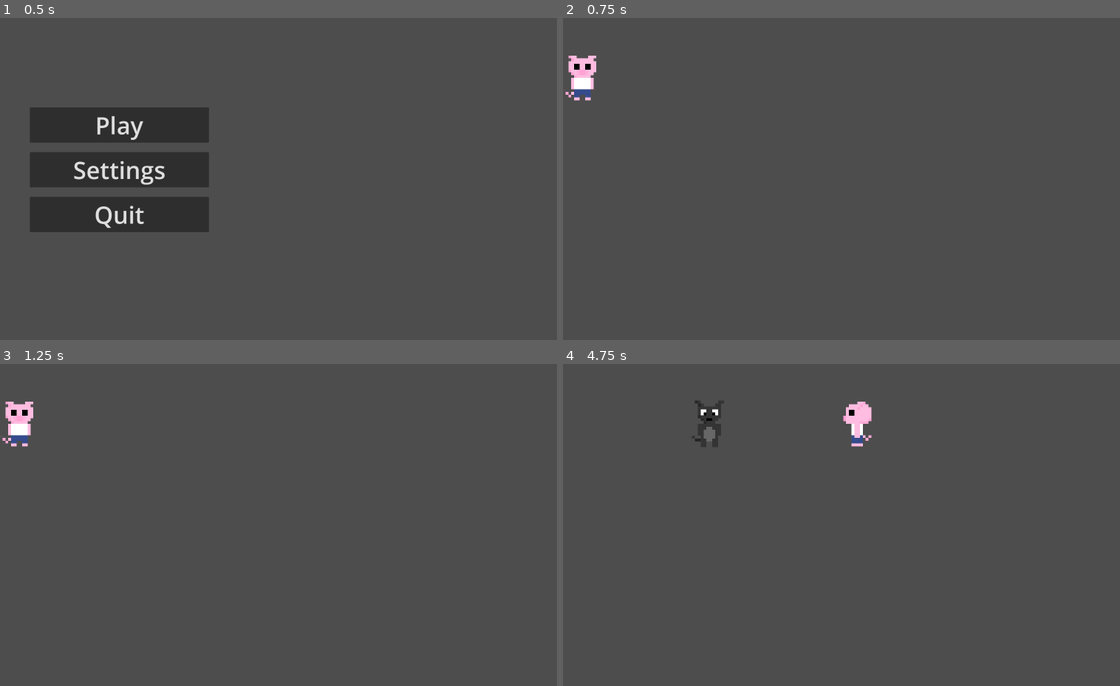
Above: before the commit, frames 1-4 (two rows, left to right).
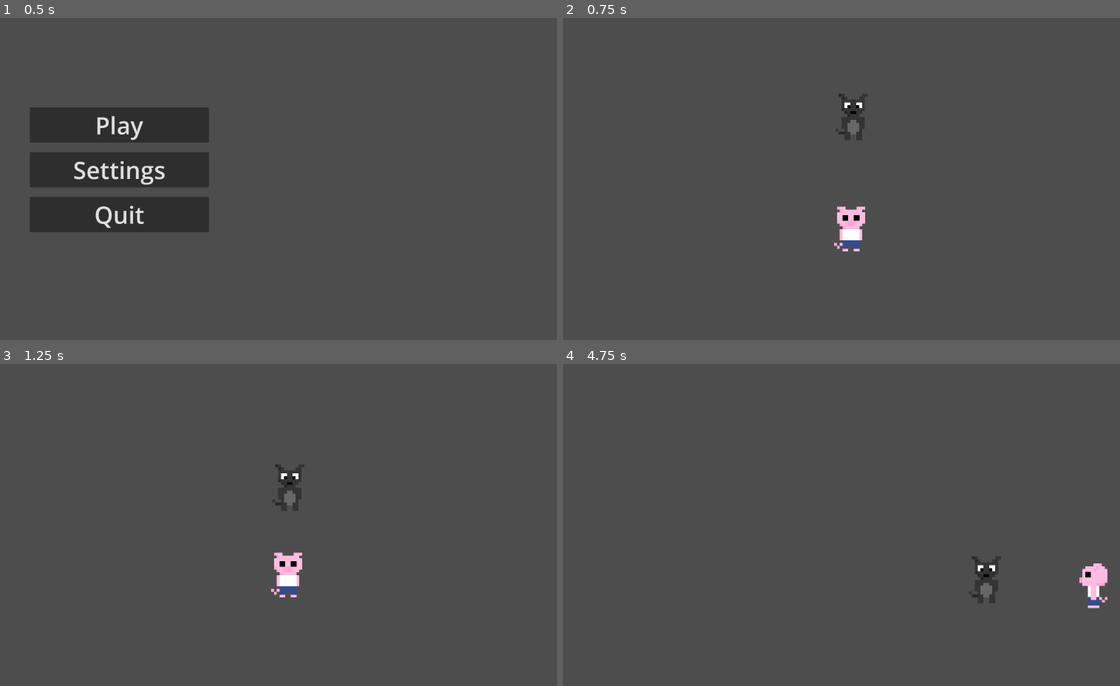
Above: after the commit, the same moments.

Repository: VeryVeryCoolName/atestathorror
Game: Godot game, scene res://Scenes/main_menu.tscn
Two runs of this game, one before a commit and one after it. Both use one fixed random seed, a clock stepped at 60 frames per second and the inputs below.
Inputs:
- Up to frame 1 (0.5 s): no input
- Up to frame 2 (0.75 s): click "Play" at 0.5 s
- Up to frame 3 (1.25 s): no input
- Up to frame 4 (4.75 s): hold D (MoveRight) 1.28-2.03 s; tap Z (Attack) every 0.75 s from 1.35 to 4.35 s; hold S (MoveDown) 2.03-2.78 s; hold D (MoveRight) 2.78-3.53 s; hold W (MoveUp) 3.53-4.28 s; hold A (MoveLeft) from 4.28 s (still down)

Frame 1 is identical in both runs. In frame 2, 1.6% of the frame differs, in the area x 0-55%, y 11-73%; in frame 3, 1.6%; in frame 4, 1.9%, in the area x 23-98%, y 11-76%.

Commit message:
boss basic attack added

Diff:
--- /dev/null
+++ b/Prefabs/wolf_claw_attack.tscn
@@ -0,0 +1,40 @@
+[gd_scene load_steps=7 format=3 uid="uid://ml2iogmfpahv"]
+
+[ext_resource type="Texture2D" uid="uid://b7p64p2w0w14v" path="res://Assets/Sprites/Enemies/Animations/wolf_claw1.png" id="1_6cntr"]
+[ext_resource type="Texture2D" uid="uid://dwggra8y0l527" path="res://Assets/Sprites/Enemies/Animations/wolf_claw2.png" id="2_32xo8"]
+[ext_resource type="Texture2D" uid="uid://jjoj48n8oibq" path="res://Assets/Sprites/Enemies/Animations/wolf_claw3.png" id="3_1c7v0"]
+[ext_resource type="Texture2D" uid="uid://b232wpj621t12" path="res://Assets/Sprites/Enemies/Animations/wolf_claw4.png" id="4_dtadu"]
+
+[sub_resource type="RectangleShape2D" id="RectangleShape2D_ngdiy"]
+
+[sub_resource type="SpriteFrames" id="SpriteFrames_00cdh"]
+animations = [{
+"frames": [{
+"duration": 1.0,
+"texture": ExtResource("1_6cntr")
+}, {
+"duration": 1.0,
+"texture": ExtResource("2_32xo8")
+}, {
+"duration": 1.0,
+"texture": ExtResource("3_1c7v0")
+}, {
+"duration": 1.0,
+"texture": ExtResource("4_dtadu")
+}],
+"loop": false,
+"name": &"default",
+"speed": 8.0
+}]
+
+[node name="WolfClawAttack" type="Area2D"]
+
+[node name="CollisionShape2D" type="CollisionShape2D" parent="."]
+shape = SubResource("RectangleShape2D_ngdiy")
+disabled = true
+
+[node name="AnimatedSprite2D" type="AnimatedSprite2D" parent="."]
+texture_filter = 1
+sprite_frames = SubResource("SpriteFrames_00cdh")
+frame = 3
+frame_progress = 1.0
--- a/Scenes/game.tscn
+++ b/Scenes/game.tscn
@@ -97,7 +97,7 @@
 player_path = NodePath("../PlayerCharacter")
 
 [node name="PlayerCharacter" type="CharacterBody2D" parent="."]
-position = Vector2(0, 136)
+position = Vector2(-950, 643)
 script = ExtResource("1_ebmjs")
 
 [node name="AnimatedSprite2D" type="AnimatedSprite2D" parent="PlayerCharacter"]
@@ -130,15 +130,15 @@
 stream = ExtResource("2_qxrlw")
 autoplay = true
 
-[node name="CharacterBody2D" type="CharacterBody2D" parent="."]
-position = Vector2(0, -300)
+[node name="BossCharacter" type="CharacterBody2D" parent="."]
+position = Vector2(-942, 242)
 script = ExtResource("16_ewbju")
 
-[node name="CollisionShape2D" type="CollisionShape2D" parent="CharacterBody2D"]
+[node name="CollisionShape2D" type="CollisionShape2D" parent="BossCharacter"]
 scale = Vector2(9.78, 9.78)
 shape = SubResource("RectangleShape2D_ewbju")
 
-[node name="Sprite2D" type="Sprite2D" parent="CharacterBody2D"]
+[node name="Sprite2D" type="Sprite2D" parent="BossCharacter"]
 texture_filter = 1
 scale = Vector2(9.78, 9.78)
 texture = ExtResource("17_85qyi")
--- a/Scripts/boss.gd
+++ b/Scripts/boss.gd
@@ -1,14 +1,16 @@
 extends CharacterBody2D
 
+@onready var player = get_parent().get_node("PlayerCharacter")
 var state = "idle"
-var player = null
 var distanceToPlayer = 1000
 var moveDirection = Vector2.ZERO
+var attackDirection = Vector2.ZERO
 var moveSpeed = 10000
 
-func _ready():
-	if is_inside_tree():
-		player = get_parent().get_node("PlayerCharacter")
+var attackScene = load("res://Prefabs/wolf_claw_attack.tscn")
+var attack_animatedsprite : AnimatedSprite2D
+var attack
+var isCooldownFinished = true
 
 func _process(_delta):
 	if state == "idle" and player:
@@ -20,12 +22,12 @@
 		if moveDirection.length() < 200:
 			state = "attack"
 	if state == "attack":
-		attack()
+		startAttack()
 		state = "cooldown"
 	if state == "cooldown":
 		moveDirection = Vector2.ZERO
-		await get_tree().create_timer(0.5).timeout
-		state = "idle"
+		if isCooldownFinished:
+			state = "idle"
 	pass
 
 func _physics_process(delta):
@@ -33,6 +35,18 @@
 	move_and_slide()
 	pass
 
-func attack():
-	print("attack")
-	pass
+func startAttack():
+	isCooldownFinished = false
+	attackDirection = moveDirection.normalized().round()
+	attack = attackScene.instantiate()
+	add_child(attack)
+	attack_animatedsprite = attack.get_node("AnimatedSprite2D")
+	attack.global_position = position + attackDirection * 125
+	attack.scale = Vector2(6, 6)
+	attack_animatedsprite.play("default")
+	attack_animatedsprite.animation_finished.connect(finishAttack)
+
+func finishAttack():
+	if is_instance_valid(attack):
+		attack.queue_free()
+	isCooldownFinished = true
Binary file changed: Assets/Sprites/Enemies/Animations/wolf_claw4.png
